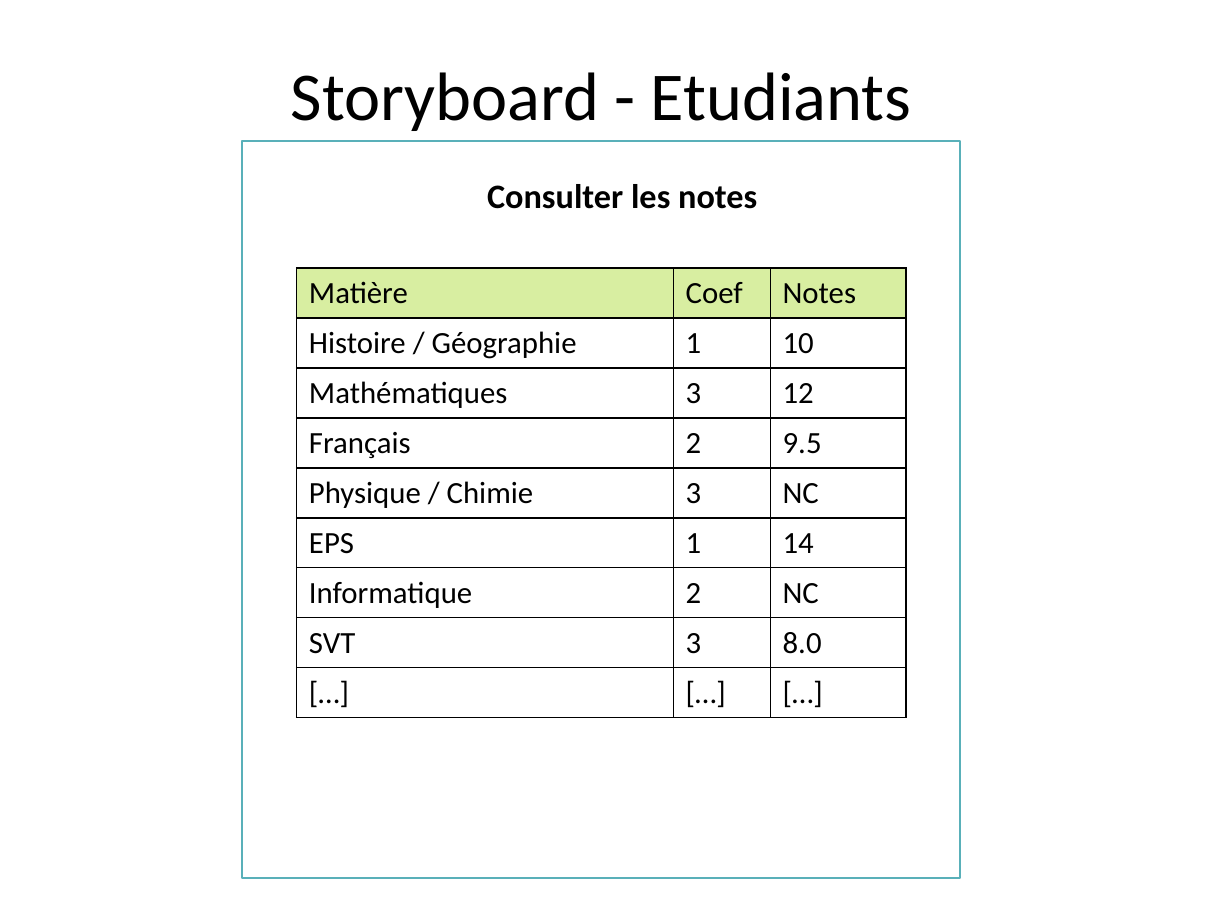
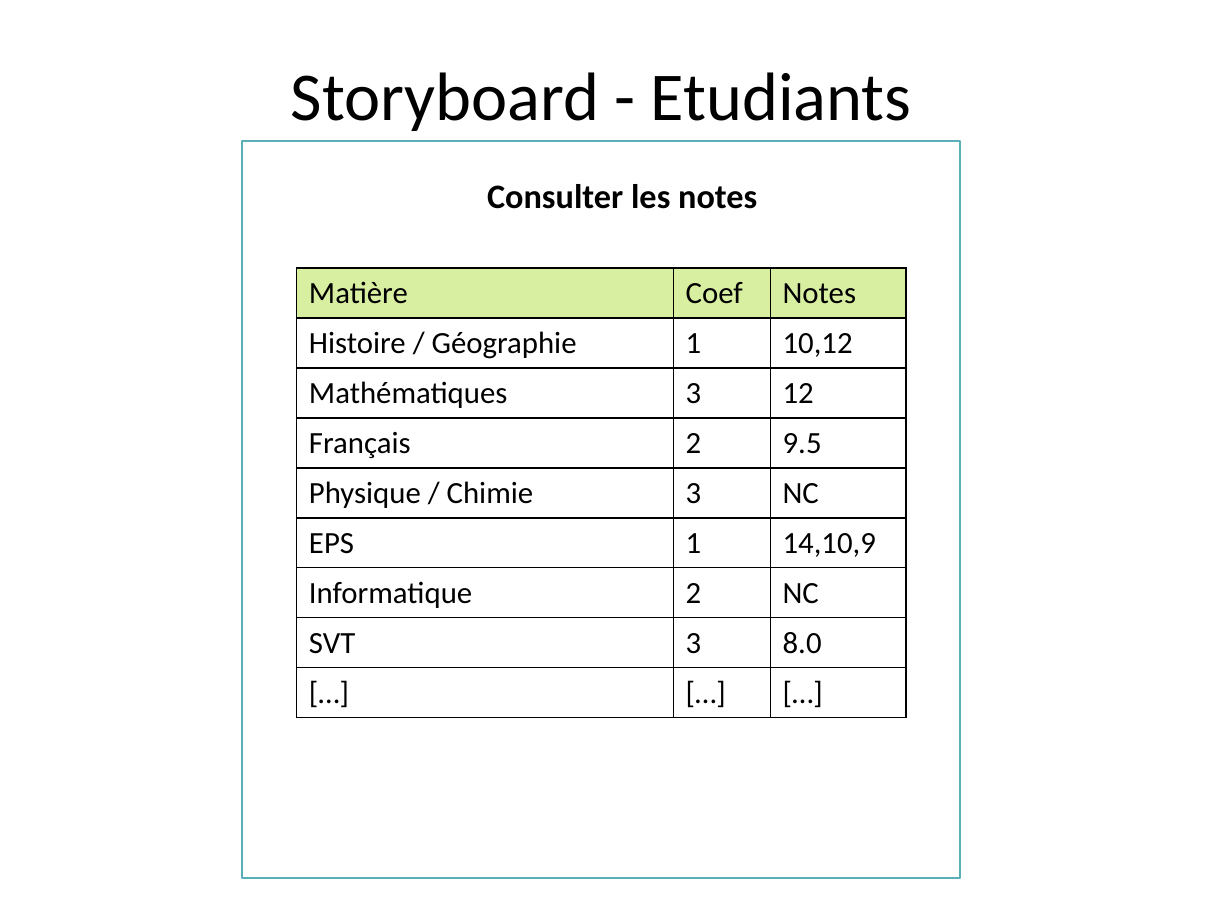
Before and after one commit to Ghostivan/Moyenne, a slide deck: slide 8 of Documents/Ma Moyenne.pptx (slide 7 before the commit). Drawn at 1232x924 pixels with LibreOffice and Linux fonts; fonts in the diff are those of the drawing; background and template pictures are left out. Boxes give left, top, right and bottom in pixels: in the first picture for what was removed or moved away, otherwise in the second. Text is boxed around its words. In the diff, an @@ line names an element or a change of style, - is before the commit and + after.

```diff
--- a/Documents/Ma Moyenne.pptx
+++ b/Documents/Ma Moyenne.pptx
@@ table at [297,269,907,718] @@
-row 2, column 3: 10
+row 2, column 3: 10,12
-row 6, column 3: 14
+row 6, column 3: 14,10,9
```
Also in this commit, not shown: 1 other slide changed, 3 slides added, 1 other file.
